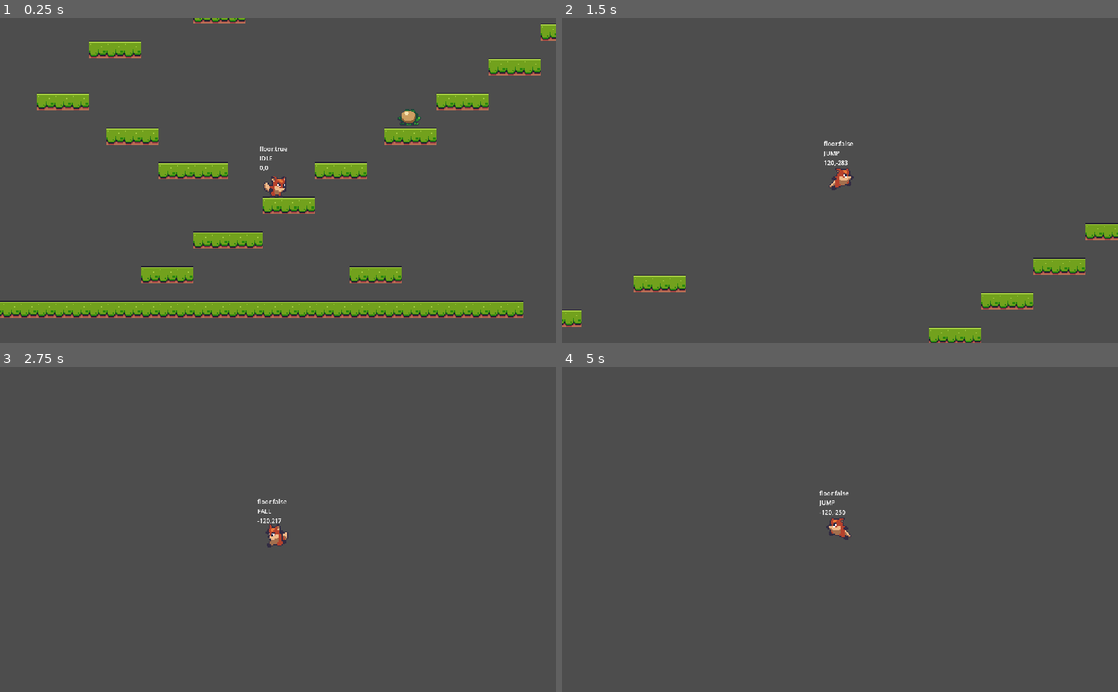
Above: before the commit, frames 1-4 (two rows, left to right).
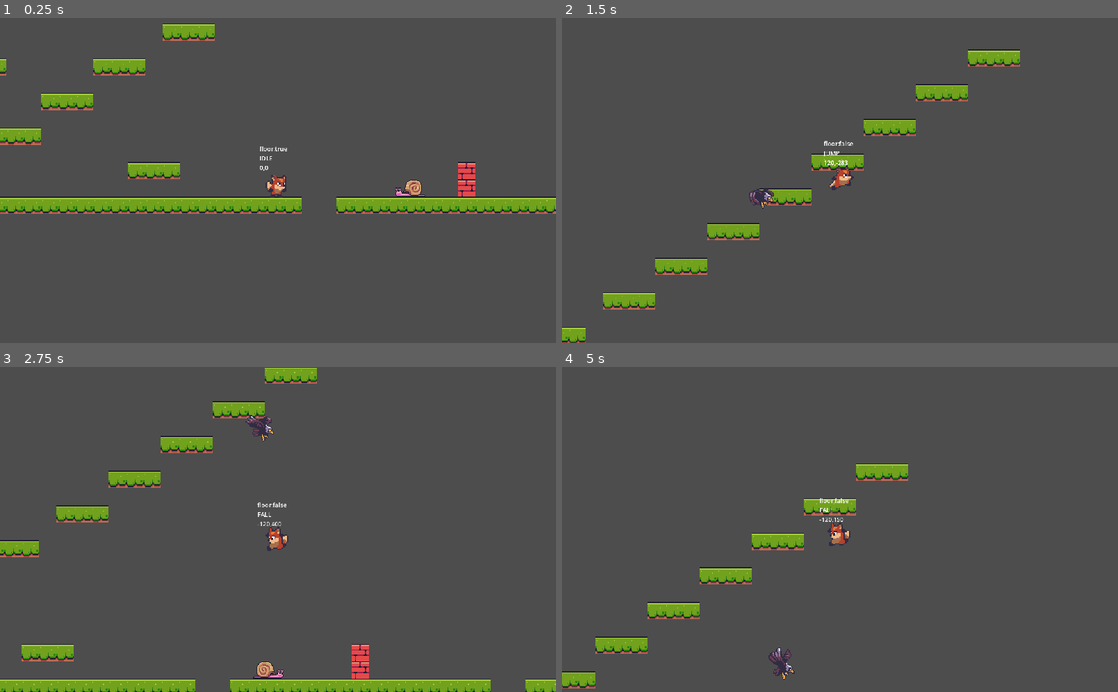
Above: after the commit, the same moments.

Repository: cfranks94/Foxrun2D
Game: Godot game, scene res://scenes/level_base/level_base.tscn
Two runs of this game, one before a commit and one after it. Both use one fixed random seed, a clock stepped at 60 frames per second and the inputs below. The project has no main scene, so this scene is started directly.
Inputs:
- Up to frame 1 (0.25 s): no input
- Up to frame 2 (1.5 s): hold D (right) from 0.53 s (still down); tap Space (jump) at 0.6, 0.77, 1.07, 1.35 s
- Up to frame 3 (2.75 s): tap Space (jump) at 1.52, 1.82, 2.1 s; release D (right) at 2.03 s; hold A (left) from 2.03 s (still down)
- Up to frame 4 (5 s): release A (left) at 2.78 s; hold D (right) 2.78-4.28 s; tap Space (jump) at 2.85, 3.02, 3.32, 3.6, 3.77, 4.07, 4.35, 4.52, 4.82 s; hold A (left) from 4.28 s (still down)

The runs differ from the first frame. In frame 1, 18% of the frame differs, in the area x 0-100%, y 0-93%; in frame 2, 6.7%; in frame 3, 8.0%; in frame 4, 3.9%.

Commit message:
finishing adding enemies/updating collision layers

Diff:
--- /dev/null
+++ b/enemies/eagle/eagle.gd
@@ -0,0 +1,40 @@
+extends EnemyBase
+@onready var animated_sprite_2d = $AnimatedSprite2D
+@onready var player_detector = $PlayerDetector
+@onready var direction_timer = $DirectionTimer
+
+
+const FLY_SPEED: Vector2 = Vector2(35, 15)
+
+var _fly_direction: Vector2 = Vector2.ZERO
+
+
+# Called every frame. 'delta' is the elapsed time since the previous frame.
+func _physics_process(delta):
+	super._physics_process(delta)
+	velocity = _fly_direction
+	move_and_slide()
+
+
+func set_and_flip() -> void:
+	var x_dir = sign(_player_ref.global_position.x - global_position.x)
+	if x_dir > 0:
+		animated_sprite_2d.flip_h = true
+	else:
+		animated_sprite_2d.flip_h = false
+
+	_fly_direction = Vector2(x_dir, 1) * FLY_SPEED
+
+
+func fly_to_player() -> void:
+	set_and_flip()
+	direction_timer.start()
+
+
+func _on_visible_on_screen_notifier_2d_screen_entered():
+	animated_sprite_2d.play("fly")
+	fly_to_player()
+
+
+func _on_direction_timer_timeout():
+	fly_to_player()
--- /dev/null
+++ b/enemies/eagle/eagle.tscn
@@ -0,0 +1,65 @@
+[gd_scene load_steps=10 format=3 uid="uid://pea062mmh51w"]
+
+[ext_resource type="PackedScene" uid="uid://b5oexlrhxhki8" path="res://enemies/enemy_base/enemy_base.tscn" id="1_bc48q"]
+[ext_resource type="Script" path="res://enemies/eagle/eagle.gd" id="2_qmbci"]
+[ext_resource type="Texture2D" uid="uid://gdgsv8nlpo3g" path="res://assets/enemies/eagle/eagle-attack.png" id="2_rbd0c"]
+
+[sub_resource type="AtlasTexture" id="AtlasTexture_c4psa"]
+atlas = ExtResource("2_rbd0c")
+region = Rect2(0, 0, 40, 41)
+
+[sub_resource type="AtlasTexture" id="AtlasTexture_qfyj1"]
+atlas = ExtResource("2_rbd0c")
+region = Rect2(40, 0, 40, 41)
+
+[sub_resource type="AtlasTexture" id="AtlasTexture_w26u8"]
+atlas = ExtResource("2_rbd0c")
+region = Rect2(80, 0, 40, 41)
+
+[sub_resource type="AtlasTexture" id="AtlasTexture_jlobv"]
+atlas = ExtResource("2_rbd0c")
+region = Rect2(120, 0, 40, 41)
+
+[sub_resource type="SpriteFrames" id="SpriteFrames_qroy8"]
+animations = [{
+"frames": [{
+"duration": 1.0,
+"texture": SubResource("AtlasTexture_c4psa")
+}, {
+"duration": 1.0,
+"texture": SubResource("AtlasTexture_qfyj1")
+}, {
+"duration": 1.0,
+"texture": SubResource("AtlasTexture_w26u8")
+}, {
+"duration": 1.0,
+"texture": SubResource("AtlasTexture_jlobv")
+}],
+"loop": true,
+"name": &"fly",
+"speed": 5.0
+}]
+
+[sub_resource type="CircleShape2D" id="CircleShape2D_5l6ok"]
+radius = 5.09902
+
+[node name="Eagle" instance=ExtResource("1_bc48q")]
+collision_mask = 0
+script = ExtResource("2_qmbci")
+
+[node name="AnimatedSprite2D" parent="." index="1"]
+scale = Vector2(0.75, 0.75)
+sprite_frames = SubResource("SpriteFrames_qroy8")
+animation = &"fly"
+frame_progress = 0.089451
+
+[node name="CollisionShape2D" type="CollisionShape2D" parent="." index="2"]
+shape = SubResource("CircleShape2D_5l6ok")
+
+[node name="PlayerDetector" type="RayCast2D" parent="." index="3"]
+target_position = Vector2(0, 200)
+
+[node name="DirectionTimer" type="Timer" parent="." index="4"]
+wait_time = 3.0
+
+[connection signal="timeout" from="DirectionTimer" to="." method="_on_direction_timer_timeout"]
--- a/enemies/enemy_base/enemy_base.gd
+++ b/enemies/enemy_base/enemy_base.gd
@@ -17,7 +17,7 @@
 
 # Called when the node enters the scene tree for the first time.
 func _ready():
-	_player_ref.get_tree().get_nodes_in_group(GameManager.GROUP_PLAYER)[0]
+	_player_ref = get_tree().get_nodes_in_group(GameManager.GROUP_PLAYER)[0]
 
 
 # Called every frame. 'delta' is the elapsed time since the previous frame.
--- a/enemies/enemy_base/enemy_base.tscn
+++ b/enemies/enemy_base/enemy_base.tscn
@@ -3,6 +3,7 @@
 [ext_resource type="Script" path="res://enemies/enemy_base/enemy_base.gd" id="1_undxl"]
 
 [node name="EnemyBase" type="CharacterBody2D"]
+collision_layer = 0
 script = ExtResource("1_undxl")
 
 [node name="VisibleOnScreenNotifier2D" type="VisibleOnScreenNotifier2D" parent="."]
--- a/enemies/frog/frog.gd
+++ b/enemies/frog/frog.gd
@@ -1,16 +1,68 @@
 extends EnemyBase
+
 @onready var animated_sprite_2d = $AnimatedSprite2D
+@onready var jump_timer = $JumpTimer
 
+const JUMP_VELOCITY: Vector2 = Vector2(100, -150)
+const JUMP_WEIGHT_RANGE: Vector2 = Vector2(2.5, 5.0)
+
+var _jump: bool = false
+var _seen_player: bool = false
 
 # Called when the node enters the scene tree for the first time.
 func _ready():
-	pass # Replace with function body.
+	super._ready()
+	start_timer()
 
 
 # Called every frame. 'delta' is the elapsed time since the previous frame.
-func _process(delta):
-	pass
+func _physics_process(delta):
+	super._physics_process(delta)
+
+	if is_on_floor() == false:
+		velocity.y += _gravity * delta
+	else:
+		velocity.x = 0
+		animated_sprite_2d.play("idle")
+
+	apply_jump()
+	move_and_slide()
+	flip_me()
+
+
+func apply_jump() -> void:
+	if is_on_floor() == false:
+		return
+
+	if _seen_player == false or _jump == false:
+		return
+
+	velocity = JUMP_VELOCITY
+
+	if animated_sprite_2d.flip_h == false:
+		velocity.x = velocity.x * -1
+
+	_jump = false
+
+	animated_sprite_2d.play("jump")
+	start_timer()
+
+
+func flip_me() -> void:
+	if _player_ref.global_position.x > global_position.x and animated_sprite_2d.flip_h == false:
+		animated_sprite_2d.flip_h = true
+	elif _player_ref.global_position.x < global_position.x and animated_sprite_2d.flip_h == true:
+		animated_sprite_2d.flip_h = false
+
+
+func start_timer() -> void:
+	jump_timer.wait_time = randf_range(JUMP_WEIGHT_RANGE.x, JUMP_WEIGHT_RANGE.y)
+	jump_timer.start()
 
 
 func _on_jump_timer_timeout():
-	pass # Replace with function body.
+	_jump = true
+
+
+func _on_visible_on_screen_notifier_2d_screen_entered():
+	_seen_player = true
--- a/project.godot
+++ b/project.godot
@@ -49,6 +49,10 @@
 ]
 }
 
+[layer_names]
+
+2d_physics/layer_1="platforms"
+
 [rendering]
 
 textures/canvas_textures/default_texture_filter=0
--- a/scenes/level_base/level_base.tscn
+++ b/scenes/level_base/level_base.tscn
@@ -6,6 +6,7 @@
 [ext_resource type="PackedScene" uid="uid://cgtn1fvcn7gw1" path="res://scenes/player/player.tscn" id="3_hekbh"]
 [ext_resource type="PackedScene" uid="uid://c1owmy5gf78dg" path="res://enemies/snail/snail.tscn" id="5_7vhrd"]
 [ext_resource type="PackedScene" uid="uid://d1l0vkyx3facr" path="res://enemies/frog/frog.tscn" id="6_7kcsb"]
+[ext_resource type="PackedScene" uid="uid://pea062mmh51w" path="res://enemies/eagle/eagle.tscn" id="7_vrot4"]
 
 [sub_resource type="TileSetAtlasSource" id="TileSetAtlasSource_evcjv"]
 texture = ExtResource("1_tqjse")
@@ -519,6 +520,7 @@
 
 [sub_resource type="TileSet" id="TileSet_s2k0x"]
 physics_layer_0/collision_layer = 1
+physics_layer_0/collision_mask = 0
 sources/0 = SubResource("TileSetAtlasSource_evcjv")
 
 [node name="LevelBase" type="Node2D"]
@@ -534,10 +536,13 @@
 zoom = Vector2(2, 2)
 
 [node name="Player" parent="." instance=ExtResource("3_hekbh")]
-position = Vector2(270, -128)
+position = Vector2(474, -35)
+
+[node name="Eagle" parent="." instance=ExtResource("7_vrot4")]
+position = Vector2(491, -276)
 
 [node name="Snail" parent="." instance=ExtResource("5_7vhrd")]
-position = Vector2(716, -39)
+position = Vector2(601, -27)
 
 [node name="Frog" parent="." instance=ExtResource("6_7kcsb")]
-position = Vector2(392, -186)
+position = Vector2(196, -152)
--- a/scenes/player/player.gd
+++ b/scenes/player/player.gd
@@ -56,7 +56,7 @@
 		sprite_2d.flip_h = false
 	if Input.is_action_just_pressed("jump") == true:
 		velocity.y = JUMP_VELOCITY
-		SoundManager.play_clip(sound_player, SoundManager.SOUND_JUMP)
+
 
 	velocity.y = clampf(velocity.y, JUMP_VELOCITY, MAX_FALL)
 
--- a/scenes/player/player.tscn
+++ b/scenes/player/player.tscn
@@ -115,6 +115,7 @@
 }
 
 [node name="Player" type="CharacterBody2D" groups=["player"]]
+collision_layer = 0
 script = ExtResource("1_uvmiw")
 
 [node name="Sprite2D" type="Sprite2D" parent="."]
@@ -138,8 +139,8 @@
 offset_right = 82.0
 offset_bottom = 42.0
 scale = Vector2(0.344597, 0.340669)
-text = "fasdffasdfaf
-asdfasdfa
-asdfasdfasdf"
+text = "floor: true
+IDLE
+0,0"
 
 [node name="SoundPlayer" type="AudioStreamPlayer2D" parent="."]
Not shown: 1 places in scenes/level_base/level_base.tscn that only renumber resources
